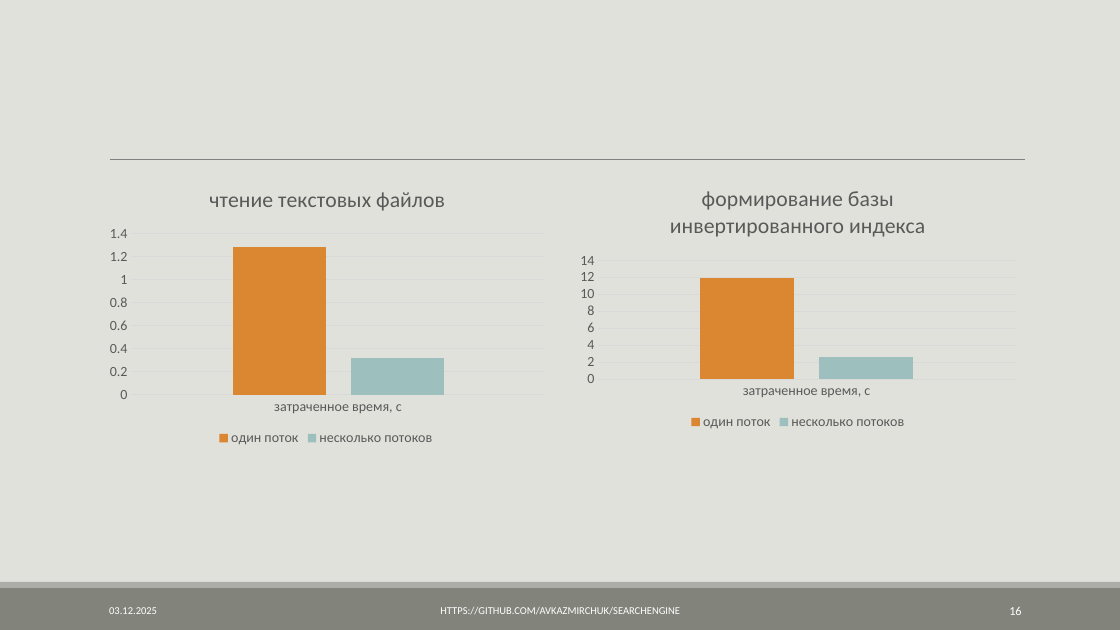
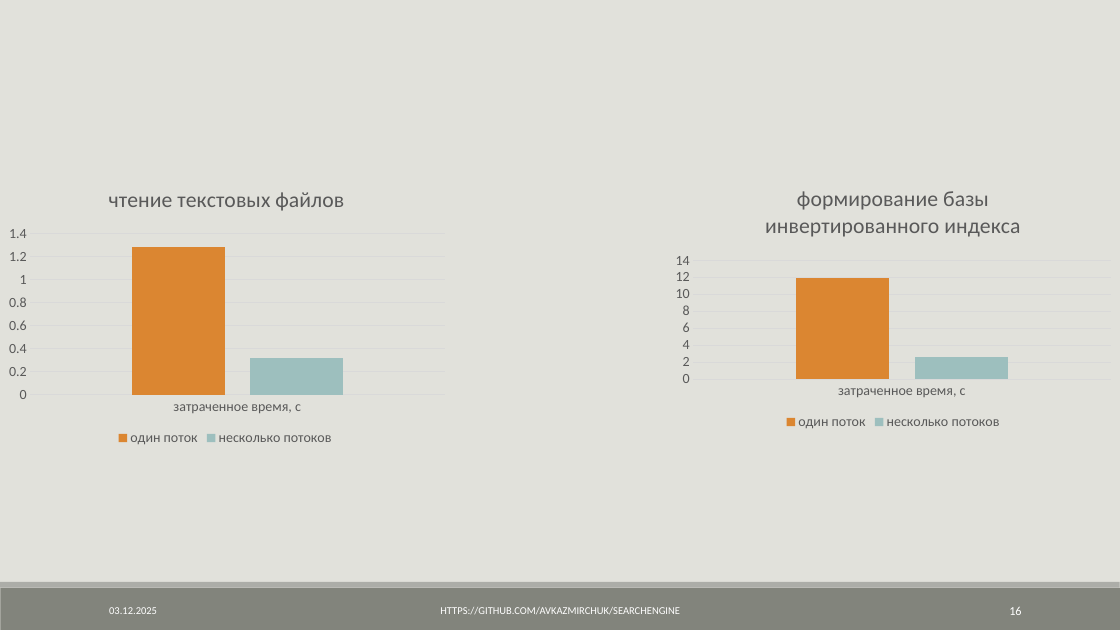
Before and after one commit to AVKazmirchuk/SearchEngine, a slide deck: slide 16 of presentation/защита.pptx. Drawn at 1120x630 pixels with LibreOffice and Linux fonts; fonts in the diff are those of the drawing. Boxes give left, top, right and bottom in pixels: in the first picture for what was removed or moved away, otherwise in the second. Text is boxed around its words. In the diff, an @@ line names an element or a change of style, - is before the commit and + after.

```diff
--- a/presentation/защита.pptx
+++ b/presentation/защита.pptx
@@ column chart: place and size @@
-column chart at [101,170,555,450]
+column chart at [0,170,454,450]
@@ line removed from (110, 160) to (1026, 160) @@
@@ column chart: place and size @@
-column chart at [571,170,1025,434]
+column chart at [666,170,1120,434]
```
Also in this commit, not shown: 12 other slides changed, 17 other files.
